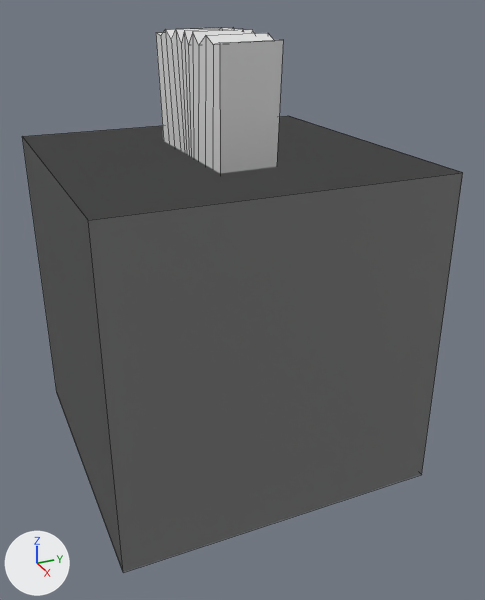
The Blender file untitled.blend: old version first, new version second.
Rendered twice from a camera (50 mm lens) standing at (3.75, -1.52, 1.87) and looking at (0.16, 0.09, 0.08). Lighting does not change. The marker at lower left points along +X, +Y and +Z. Mesh edges are drawn as thin lines.

The first picture shows 'Torso'.
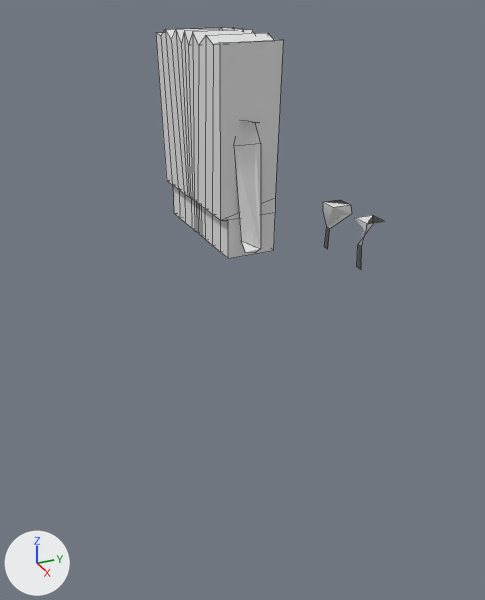
Location of each change, (x1, y1, x2, y2) in pixels of the pictures (485 x 600 px; the box of a moved part takes in the faces that stretch with it):
'Torso', reshaped (48% narrower, 56% shorter)
    before: (22, 28, 463, 572)
    after: (156, 28, 383, 269)
part 1 of me_cube_002, moved or reshaped
    before: (22, 116, 463, 572)
    after: (235, 121, 383, 269)

Edits to the bpy script that builds the scene:
```text
Change me_cube_002:
    used by ob_torso; location = (0.0, 0.0, 0.0)
    remove me_cube_002.from_pydata(...)  # 65 vertices, 57 faces; spans x -1.0..1.0, y -1.0..1.0, z -1.0..1.69
    add me_cube_002.from_pydata(...)  # 77 vertices, 60 faces; spans x -0.57..0.0, y -0.19..1.07, z 0.18..1.69
    me_cube_002 part 1
    8 vertices are removed from x -1.0..1.0, y -1.0..1.0, z -1.0..1.0
    6 faces are deleted
    20 vertices are added at x -0.57..-0.13, y -0.1..1.07, z 0.18..1.28
    9 new faces join them
```
